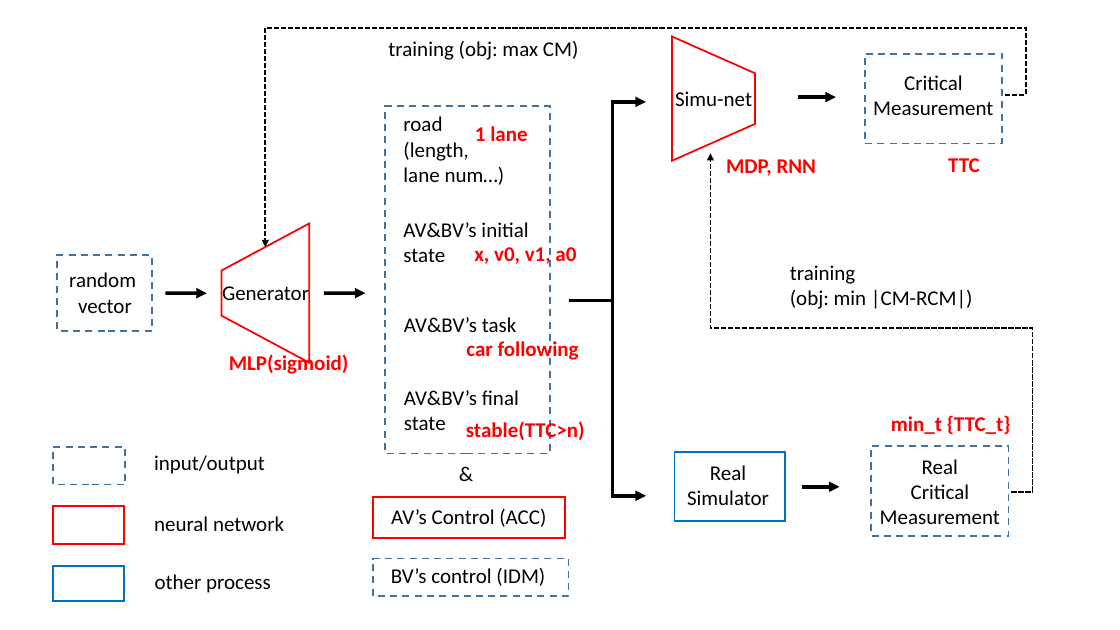
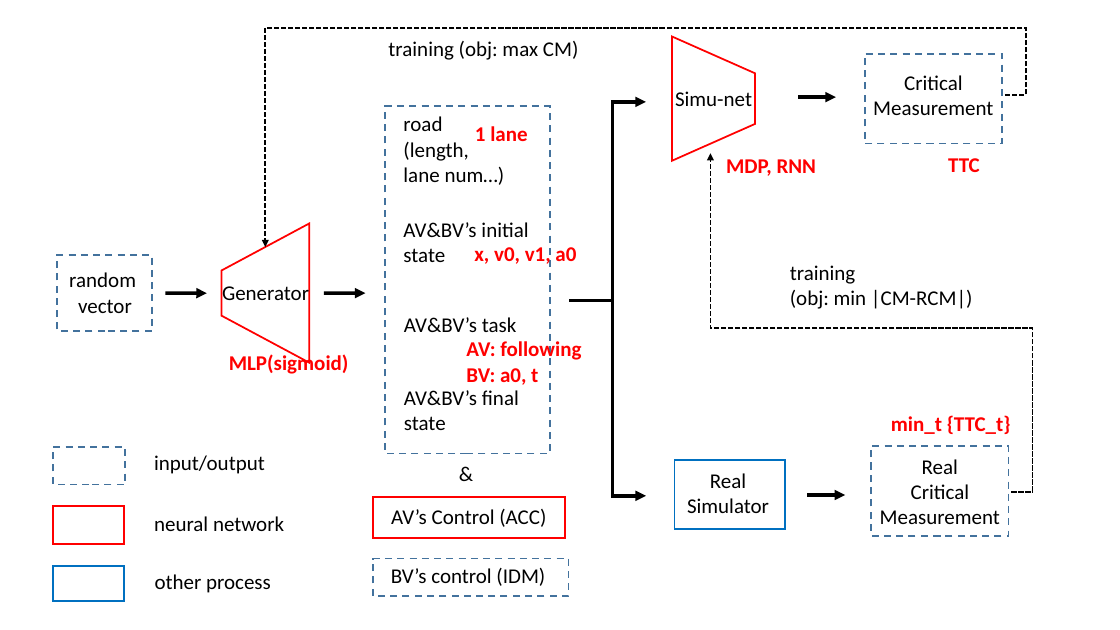
Before and after one commit to MarkMaaaaa/Generative-Adversarial-Control-model-for-AV-Test, a slide deck: slide 9 of Figs.pptx. Drawn at 1120x630 pixels with LibreOffice and Linux fonts; fonts in the diff are those of the drawing. Boxes give left, top, right and bottom in pixels: in the first picture for what was removed or moved away, otherwise in the second. Text is boxed around its words. In the diff, an @@ line names an element or a change of style, - is before the commit and + after.

```diff
--- a/Figs.pptx
+++ b/Figs.pptx
@@ text at (466,339,581,385): text changed @@
-car following
+AV: following
+BV: a0, t
@@ text removed at (466,420,585,440) @@
-stable(TTC>n)
@@ rectangle: place and size @@
-rectangle at (675,452,785,522)
+rectangle at (675,460,785,529)
@@ text "Real": place and size @@
-text "Real" at (687,465,769,505)
+text "Real" at (687,473,769,513)
@@ arrow moved from (802, 487) - (839, 487) to (807, 495) - (845, 495) @@
```
Also in this commit, not shown: 3 other slides changed, 1 slide added, 1 other file.
